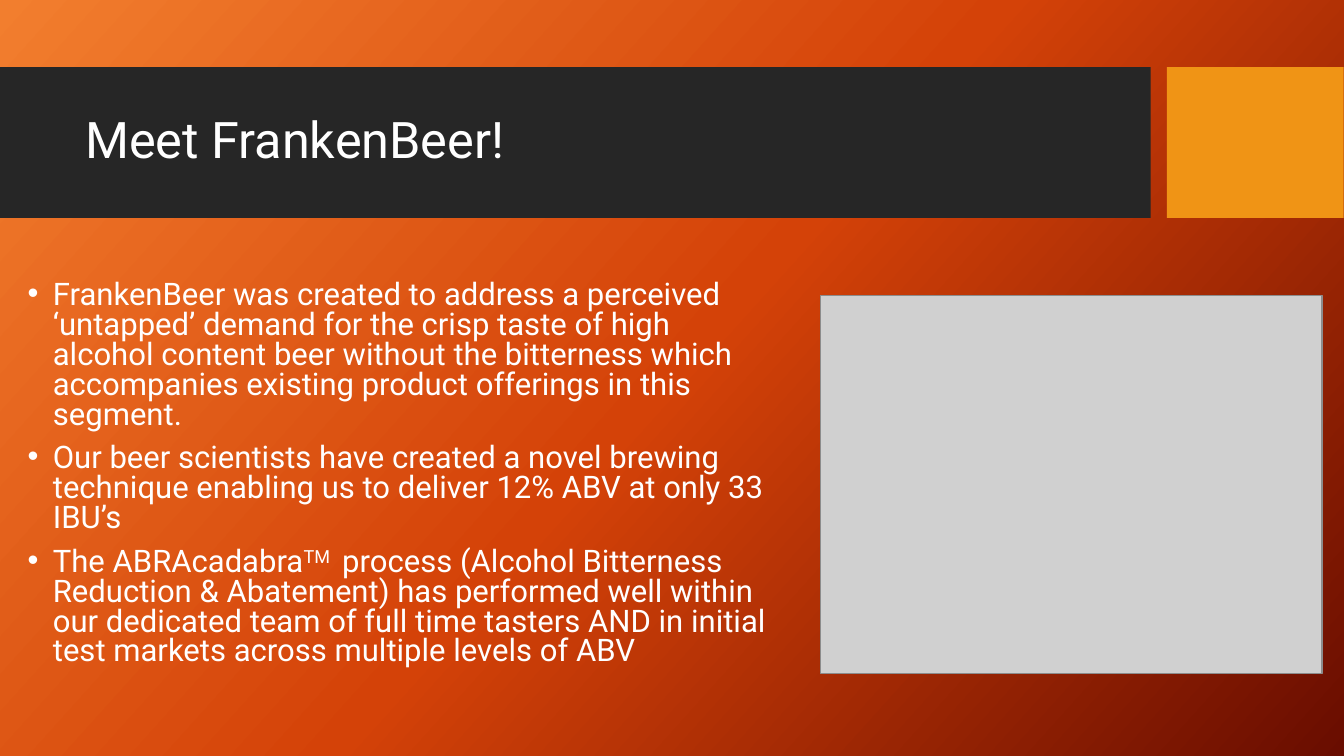
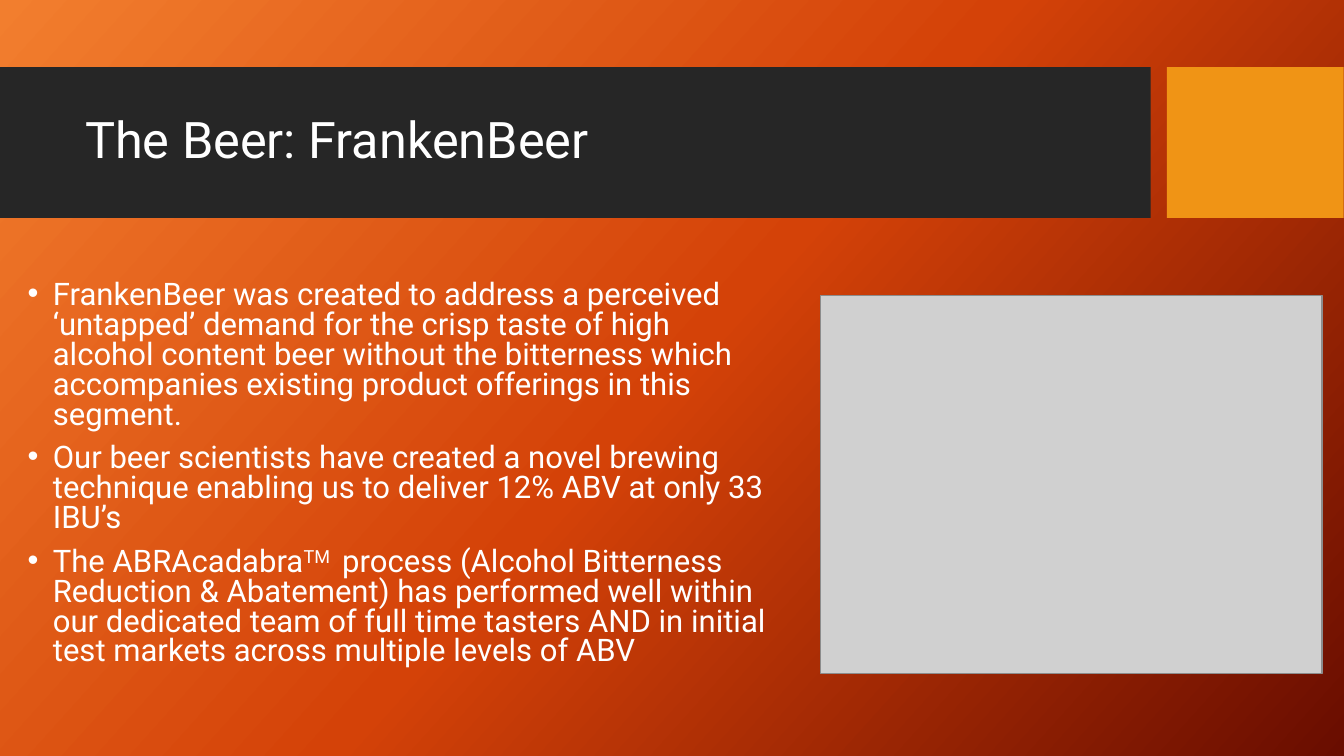
Before and after one commit to nickcellini/DDS-Case-Study-ACQN, a slide deck: slide 6 of Case Study - Project 1 - Final.pptx (slide 5 before the commit). Drawn at 1344x756 pixels with LibreOffice and Linux fonts; fonts in the diff are those of the drawing; grey boxes stand for pictures; background and template pictures are left out. Boxes give left, top, right and bottom in pixels: in the first picture for what was removed or moved away, otherwise in the second. Text is boxed around its words. In the diff, an @@ line names an element or a change of style, - is before the commit and + after.

Commit message:
removed all edits except FrankenBeer slide.

```diff
--- a/Case Study - Project 1 - Final.pptx
+++ b/Case Study - Project 1 - Final.pptx
@@ title at <box>85,120,589,159</box>: text changed @@
-Meet FrankenBeer!
+The Beer: FrankenBeer
```
Also in this commit, not shown: 6 other slides changed, 1 other file.
